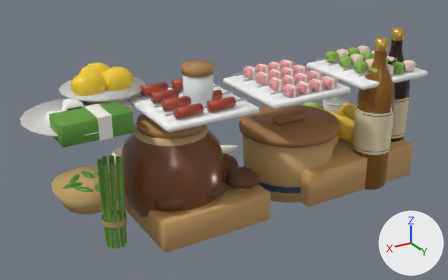
An edit to the glTF model public/models/cubbystock.glb, drawn before and after from the same camera.
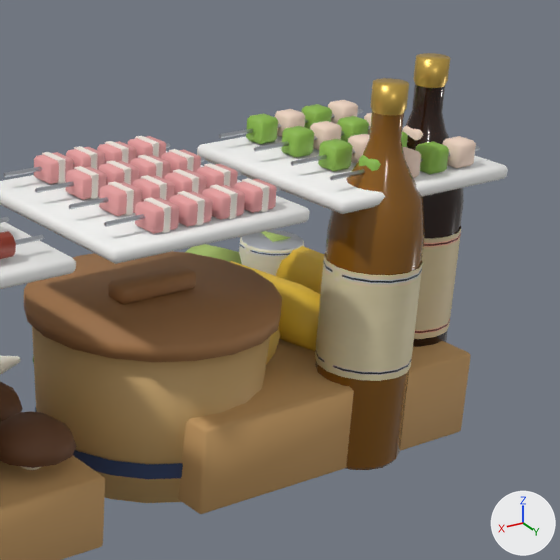
Each version appears first whole from a camera (50 mm lens) standing at (0.815, 1.526, 0.817) and looking at (0.026, 0.212, 0.16), and next in a close-up on the part from 51% to 100% of the width and 2% to 80% of the height. The axes (+X, +Y, +Z) are drawn at lower right. The lights are the same throughout. The older version's two pictures come first. Where no turn or scale is listed for an object, it has been applied to the vertices. Vertices at exactly the same position are counted once.

Names of what the first close-up shows: 'StockBottle0', 'StockBottle1', 'StockBottleLabel0', 'StockBottleLabel1', 'StockCornCrate', 'StockMisoLid', 'StockMisoTub', 'StockMushroomBox', 'StockShiitake0', 'StockSkewerTray0', 'StockSkewerTray1', 'StockSkewerTray2' and 70 more.
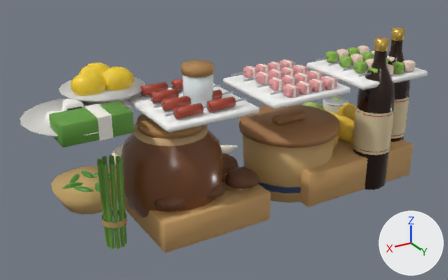
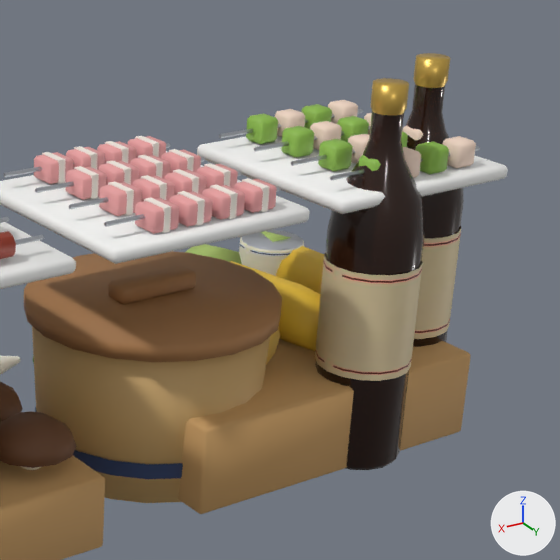
Location of each change, (x1, y1, x2, y2) in pixels of the close-ups (560 x 560 px):
part 1 of me_stockbottle1, recoloured (darker): (315, 111, 425, 470) in both

Patch to the scene script:
```diff
--- a/public/models/cubbystock.glb.py
+++ b/public/models/cubbystock.glb.py
@@ me_stockbottle1 @@
 me_stockbottle1.from_pydata(...)  # 144 vertices, 284 faces; spans x -0.05..0.05, y -0.05..0.05, z 0.0..0.42
 # used by ob_stockbottle1; location = (-0.36, 0.37, 0.0)
+# me_stockbottle1 part 1: all 206 faces that had it switch from mat_stockmiringlass (brown #8a5a18) to mat_stocksoyglass (black #2a140a)
 me_stockbottle1.materials.append(mat_stockcap)
```
